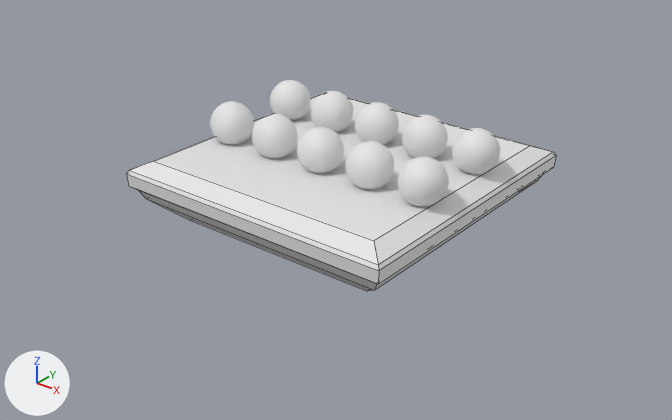
An edit to the Blender file examples/simple_scene/BlenderSave.blend, drawn before and after from the same camera.
The view is the same before and after, from a 50 mm camera at (23.6, -30.2, 14.9) aimed at (0.2, -1.0, -3.2). Lighting does not change. The marker at lower left points along +X, +Y and +Z. Mesh edges are drawn as thin lines on the coarser meshes.
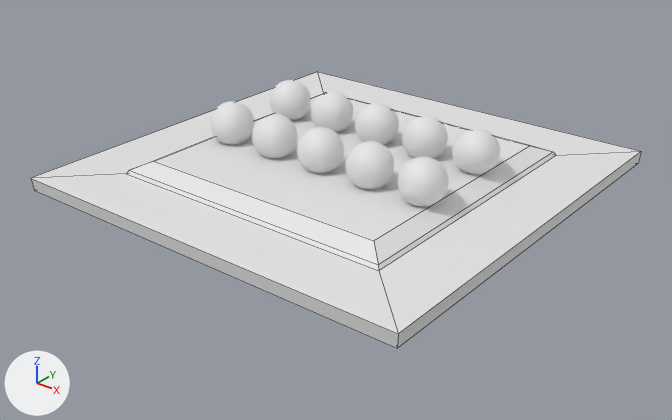
Where the newer file only moved an object's origin or applied its transform, the numbers keep the older frame.

The change in detail:
me_plane has 28 vertices, 26 faces and spans x -6.81..6.81, y -6.81..6.81, z -3.73..-0.81.
me_plane is used by ob_plane; location (0.0, 0.0, 0.0).
Verts and faces of me_plane; kept vertices keep their numbers, new ones are numbered from 28.
Before the commit, vertices of me_plane: 8 (-6.81, -6.81, -1.35) at pixel (126, 173), 9 (6.81, -6.81, -1.35) at pixel (378, 270), 10 (-6.81, 6.81, -1.35), 11 (6.81, 6.81, -1.35) at pixel (556, 155), 12 (-6.78, -6.78, -1.94) at pixel (128, 186).
Before the commit, vertices of me_plane: 13 (6.78, -6.78, -1.94) at pixel (378, 284), 14 (-6.78, 6.78, -1.94), 15 (6.78, 6.78, -1.94) at pixel (553, 167).
Part 1, on me_plane:
Faces deleted: (9, 13, 15, 11), (8, 10, 14, 12), (10, 11, 15, 14), (8, 12, 13, 9).
New vertex 28 is at (-9.67, 9.67, -1.35), pixel (317, 71).
New vertex 29 is at (-9.67, -9.67, -1.35), pixel (30, 178).
New vertex 30 is at (9.67, -9.67, -1.35), pixel (398, 333).
New vertex 31 is at (9.67, 9.67, -1.35), pixel (641, 151).
New vertex 32 is at (-9.62, 9.62, -1.94).
New vertex 33 is at (-9.62, -9.62, -1.94), pixel (34, 190).
New vertex 34 is at (9.62, -9.62, -1.94), pixel (397, 348).
New vertex 35 is at (9.62, 9.62, -1.94), pixel (638, 163).
New faces: (12, 13, 34, 33), (8, 10, 28, 29), (14, 32, 35, 15), (9, 30, 31, 11), (30, 34, 35, 31), (28, 32, 33, 29).
New faces: (28, 31, 35, 32), (29, 33, 34, 30), (10, 11, 31, 28), (8, 29, 30, 9), (13, 15, 35, 34), (12, 33, 32, 14).

Boxes [x1, y1, x2, y2] around the edits, measured in the pictures (672 x 420 px):
'Plane', reshaped (42% wider, 41% taller)
    before: [126, 95, 556, 291]
    after: [31, 72, 641, 348]
part 1 of me_plane, built on
    before: [126, 156, 556, 284]
    after: [31, 72, 641, 348]
